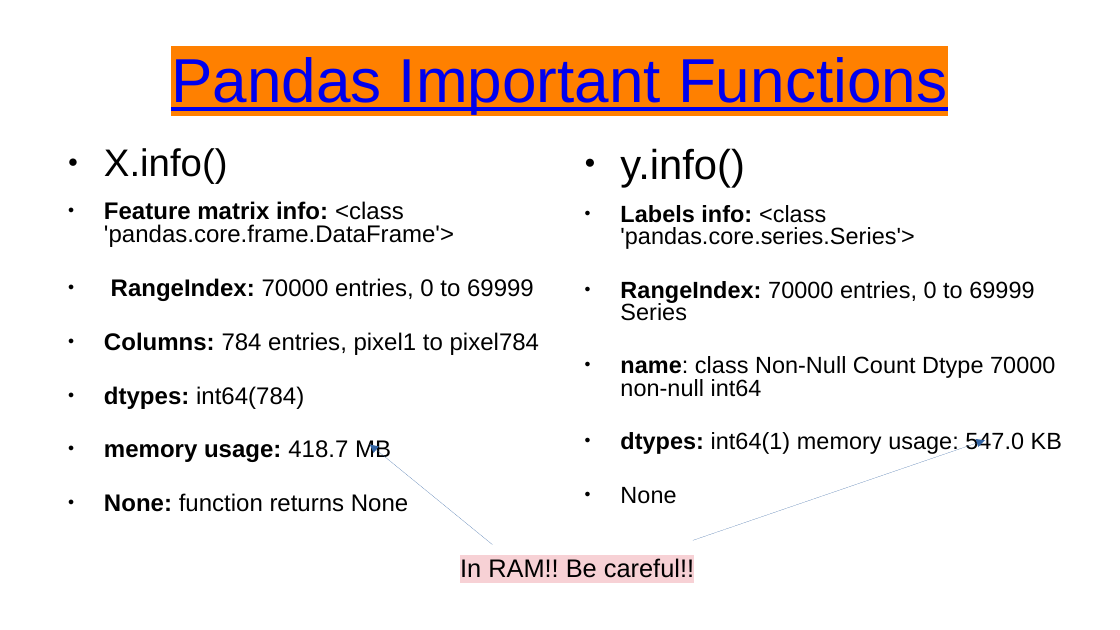
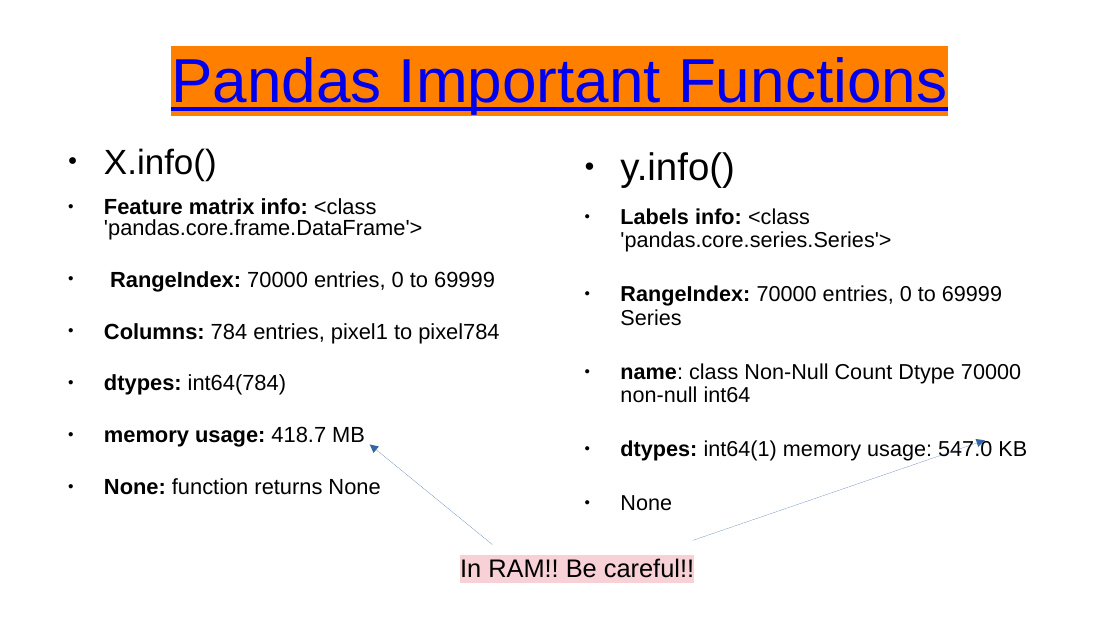
Before and after one commit to stineje/ecen4293F24, a slide deck: slide 14 of project/project-slides.pptx (slide 11 before the commit). Drawn at 1120x630 pixels with LibreOffice and Linux fonts; fonts in the diff are those of the drawing. Boxes give left, top, right and bottom in pixels: in the first picture for what was removed or moved away, otherwise in the second. Text is boxed around its words. In the diff, an @@ line names an element or a change of style, - is before the commit and + after.

```diff
--- a/project/project-slides.pptx
+++ b/project/project-slides.pptx
@@ text "X.info()" at box(104, 148, 499, 495): size 27.2 to 24.8 pt in "X.info()"; size 17 to 15.5 pt @@
@@ text "y.info()" at box(620, 152, 1027, 511): size 29.6 to 27.2 pt in "y.info()"; size 16.6 to 15.3 pt; line spacing 0.8 to 0.9 @@
```
Also in this commit, not shown: 12 other slides changed, 4 slides added, 1 slide removed.
